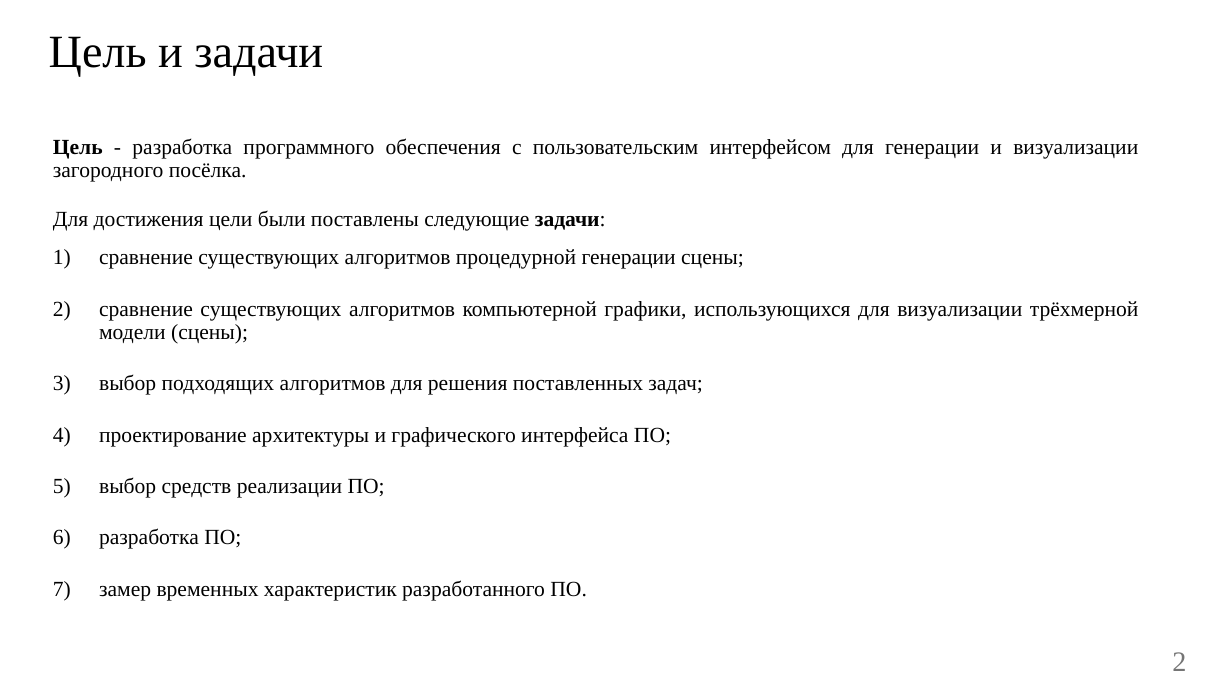
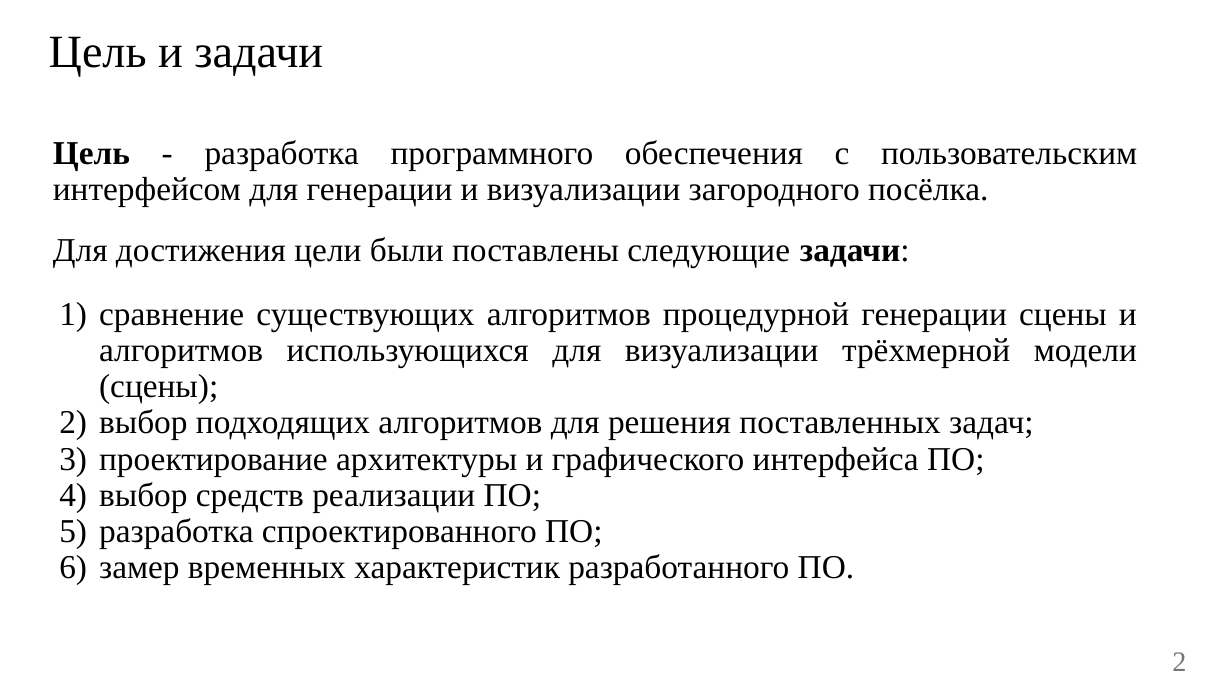
Before and after one commit to Danilado/IU7-CG-CW, a slide deck: slide 2 of docs/Presentation.pptx. Drawn at 1232x693 pixels with LibreOffice and Linux fonts; fonts in the diff are those of the drawing. Boxes give left, top, right and bottom in pixels: in the first picture for what was removed or moved away, otherwise in the second. Text is boxed around its words. In the diff, an @@ line names an element or a change of style, - is before the commit and + after.

```diff
--- a/docs/Presentation.pptx
+++ b/docs/Presentation.pptx
@@ text at [53, 140, 1137, 584]: size 16.8 to 26 pt in "Цель - разработка программного обеспечения с пользовательски ...", "Для достижения цели были поставлены следующие задачи:", "выбор подходящих алгоритмов для решения поставленных задач;", "проектирование архитектуры и графического интерфейса ПО;" and 2 more places; indent changed; less space between paragraphs @@
@@ text at [99, 302, 1137, 404]: text changed; size 16.8 to 26 pt @@
-1) сравнение существующих алгоритмов процедурной генерации сцены;
-2) сравнение существующих алгоритмов компьютерной графики, использующихся для визуализации трёхмерной модели (сцены);
+1) сравнение существующих алгоритмов процедурной генерации сцены и алгоритмов использующихся для визуализации трёхмерной модели (сцены);
@@ text at [99, 518, 602, 548]: text changed; size 16.8 to 26 pt @@
-6) разработка ПО;
+5) разработка спроектированного ПО;
```
Also in this commit, not shown: 8 other slides changed, 4 slides added, 2 slides removed, 24 other files.
